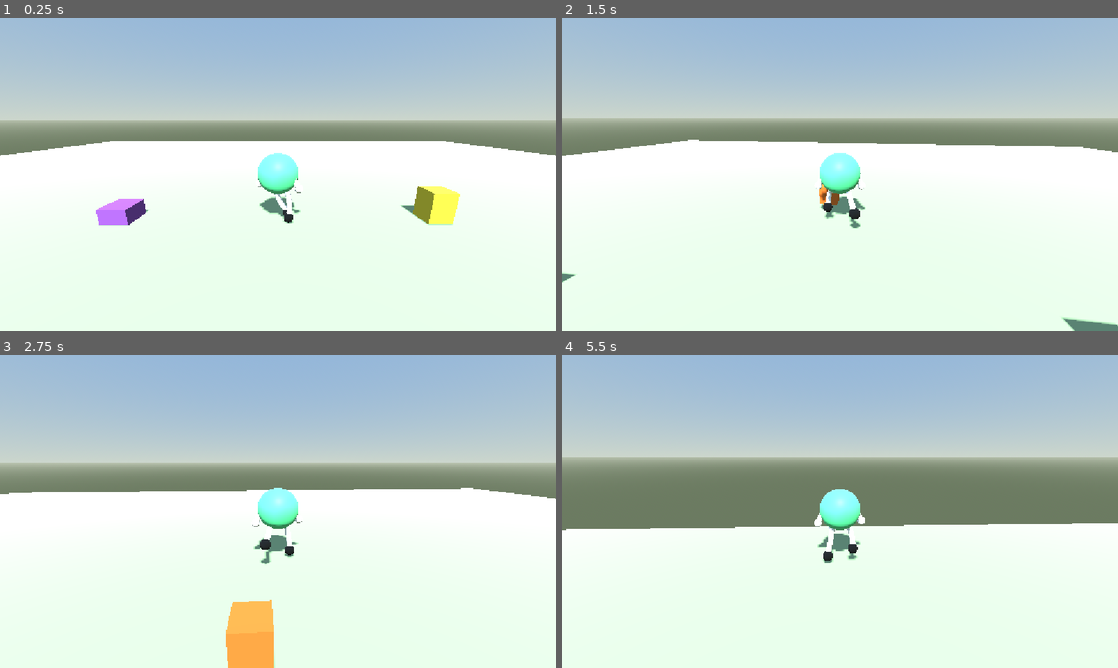
Above: before the commit, frames 1-4 (two rows, left to right).
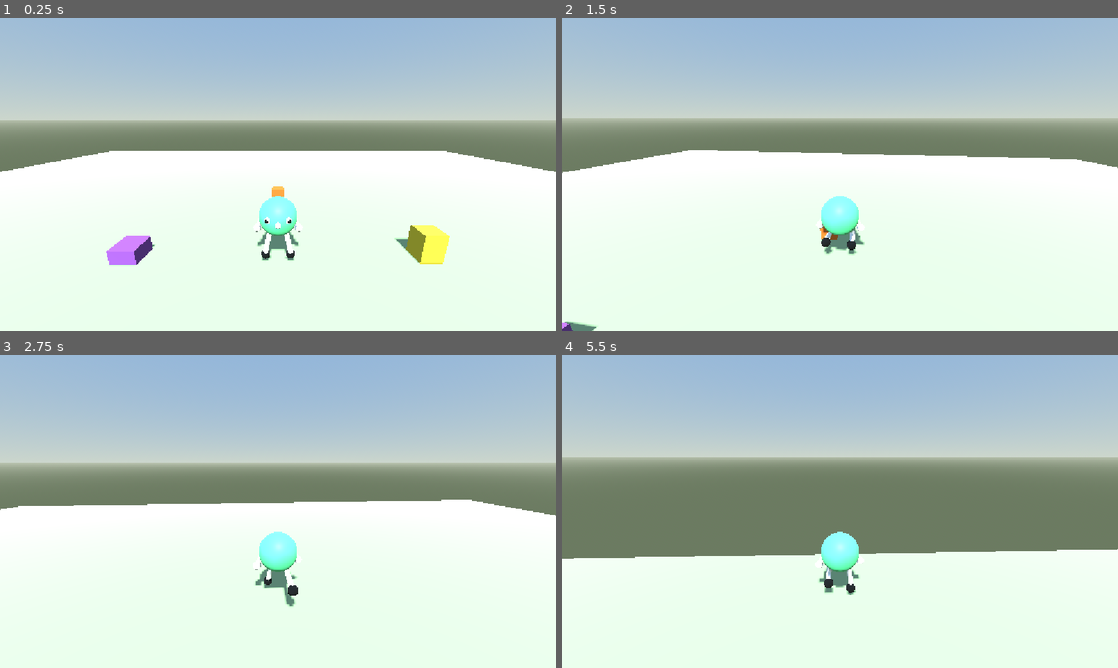
Above: after the commit, the same moments.

Repository: ar-bh/slingshot-boy
Game: Godot game, scene res://player/game.tscn
The game is run twice, just before and just after one commit, with the same random seed, the same clock (stepped at 60 frames per second) and the same inputs.
Inputs (mouse positions are in pixels of both pictures, inside the frame that each line leads up to):
- Up to frame 1 (0.25 s): no input
- Up to frame 2 (1.5 s): tap Enter at 0.5 s; move the mouse to (867, 174) at 0.52 s; hold W (move_forward) from 0.53 s (still down); tap Alt at 0.6 s; tap Space (jump) at 0.77 s; move the mouse to (812, 174) at 1.27 s; tap Shift at 1.35 s
- Up to frame 3 (2.75 s): keep holding W (move_forward); tap Space (jump) at 1.52 s; move the mouse to (289, 505) at 2.02 s; tap Alt at 2.1 s
- Up to frame 4 (5.5 s): keep holding W (move_forward); move the mouse to (834, 517) at 2.77 s; tap Shift at 2.85, 4.35 s; tap Space (jump) at 3.02, 3.77, 4.52 s; move the mouse to (878, 514) at 3.52 s; tap Alt at 3.6, 5.1 s; move the mouse to (795, 508) at 4.27 s; move the mouse to (845, 511) at 5.02 s

The runs differ from the first frame. In frame 1, 8.3% of the frame differs, in the area x 0-100%, y 39-79%; in frame 2, 6.2%; in frame 3, 7.5%; in frame 4, 10%, in the area x 0-100%, y 42-77%.

Commit message:
finish character movement

Diff:
--- a/player/arms.gd
+++ b/player/arms.gd
@@ -28,7 +28,6 @@
 	var shoulder := _bone_pos(shoulder_name)
 	var elbow := _bone_pos(elbow_name)
 	var hand := _bone_pos(hand_name)
-	var control := 2.0 * elbow - 0.5 * (shoulder + hand)
 	var curve := path.curve
 	var steps := 12
 	if curve == null:
--- a/player/slingshot_boy.gd
+++ b/player/slingshot_boy.gd
@@ -11,7 +11,6 @@
 @export var bob_height := 0.12
 @export var bob_rate := 10.0
 @export var swing := 0.4
-
 
 var _pitch := deg_to_rad(-15.0)
 var _turn := 0.0
--- a/player/slingshot_boy.tscn
+++ b/player/slingshot_boy.tscn
@@ -75,7 +75,6 @@
 
 [node name="SlingshotBoy" type="CharacterBody3D" unique_id=1205031818]
 script = ExtResource("1_bsi02")
-stretch_look = true
 
 [node name="SlingshotBody" parent="." unique_id=528869564 instance=ExtResource("2_ekwqv")]
 transform = Transform3D(1, 0, 0, 0, 1, 0, 0, 0, 1, 0, 2.4518938, 0)
@@ -386,7 +385,7 @@
 shape = SubResource("CapsuleShape3D_mn11d")
 
 [node name="CameraPivot" type="Node3D" parent="." unique_id=973652776]
-transform = Transform3D(1, 0, 0, 0, 1, 0, 0, 0, 1, 0, 2.4, 0)
+transform = Transform3D(1, 0, 0, 0, 1, 0, 0, 0, 1, 0, 4.664137, 0)
 
 [node name="Pitch" type="Node3D" parent="CameraPivot" unique_id=787623862]
 unique_name_in_owner = true
